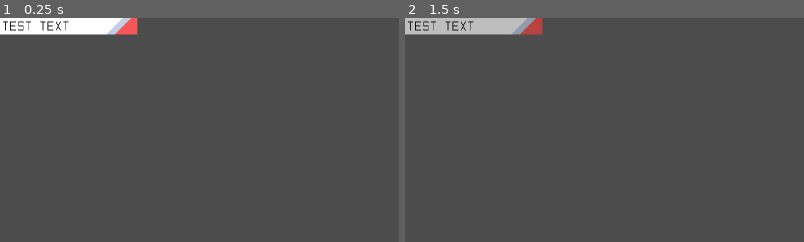
Above: before the commit, frames 1-2 (left to right).
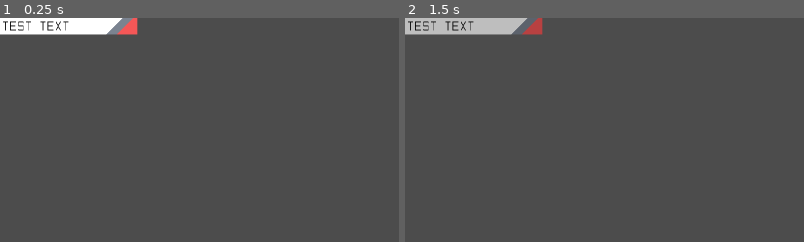
Above: after the commit, the same moments.

Repository: Team-Aurum/Project-C
Game: Godot game, scene res://Scenes/Elements/TechMenuOption.tscn
Two runs of this game, one before a commit and one after it. Both use one fixed random seed, a clock stepped at 60 frames per second and the inputs below. This scene is started directly instead of the project's main scene.
Inputs (mouse positions are % of the whole screen's width and height, from its top left):
- Up to frame 1 (0.25 s): no input
- Up to frame 2 (1.5 s): click (9, 2) at 0.5 s; click (9, 2) at 1.25 s
The pictures show only the part of the screen within x 0-50%, y 0-50%; the shares and areas given below are measured in that part.

The runs differ from the first frame. In frame 1, 0.2% of the frame differs, in the area x 26-34%, y 0-8%; in frame 2, 0.2%.

Commit message:
Colors changed
Physical damage coloring tweaked

Diff:
--- a/Project C/Scenes/Elements/TechMenuOption.tscn
+++ b/Project C/Scenes/Elements/TechMenuOption.tscn
@@ -16,12 +16,12 @@
 polygon = PoolVector2Array( 0, 0, 330, 0, 330, 40, 0, 40 )
 
 [node name="ElementColor1" type="Polygon2D" parent="MainBody"]
-color = Color( 0.760784, 0.815686, 0.898039, 1 )
+color = Color( 0.486275, 0.517647, 0.568627, 1 )
 polygon = PoolVector2Array( 295, 0, 330, 0, 330, 40, 255, 40 )
 
 [node name="ElementColor2" type="Polygon2D" parent="MainBody"]
 color = Color( 0.964706, 0.345098, 0.345098, 1 )
-polygon = PoolVector2Array( 315, 0, 330, 0, 330, 40, 275, 40 )
+polygon = PoolVector2Array( 320, 0, 330, 0, 330, 40, 280, 40 )
 
 [node name="Label" type="Label" parent="MainBody"]
 margin_left = 7.0
--- a/Project C/Scripts/Battle/AttackData/FrederickTech1.gd
+++ b/Project C/Scripts/Battle/AttackData/FrederickTech1.gd
@@ -21,7 +21,7 @@
 	epRegen = 0;
 
 func getColors():
-	return [Color("#c2d0e5"), Color("#58b0f6")];
+	return [Color("#7c8491"), Color("#58b0f6")]; #Physical/Ice
 
 # Called when the node enters the scene tree for the first time.
 func _ready():
--- a/Project C/Scripts/Battle/AttackData/FrederickTech2.gd
+++ b/Project C/Scripts/Battle/AttackData/FrederickTech2.gd
@@ -21,7 +21,7 @@
 	epRegen = 0;
 
 func getColors():
-	return [Color("#c2d0e5"), Color("#db914f")];
+	return [Color("#7c8491"), Color("#db914f")]; #Physical/Buff
 
 # Called when the node enters the scene tree for the first time.
 func _ready():
--- a/Project C/Scripts/Battle/SceneInitialize.gd
+++ b/Project C/Scripts/Battle/SceneInitialize.gd
@@ -44,7 +44,7 @@
 		match(d[1]): #Assigning colors. WIP.
 			0:
 				var colors;
-				match(p): #Getting colors directly from a function that is unique to each tech
+				match(p): #Getting colors directly from a function that is unique to each tech using its id
 					1:
 						colors = play1.getColors(d[0]);
 					2:
